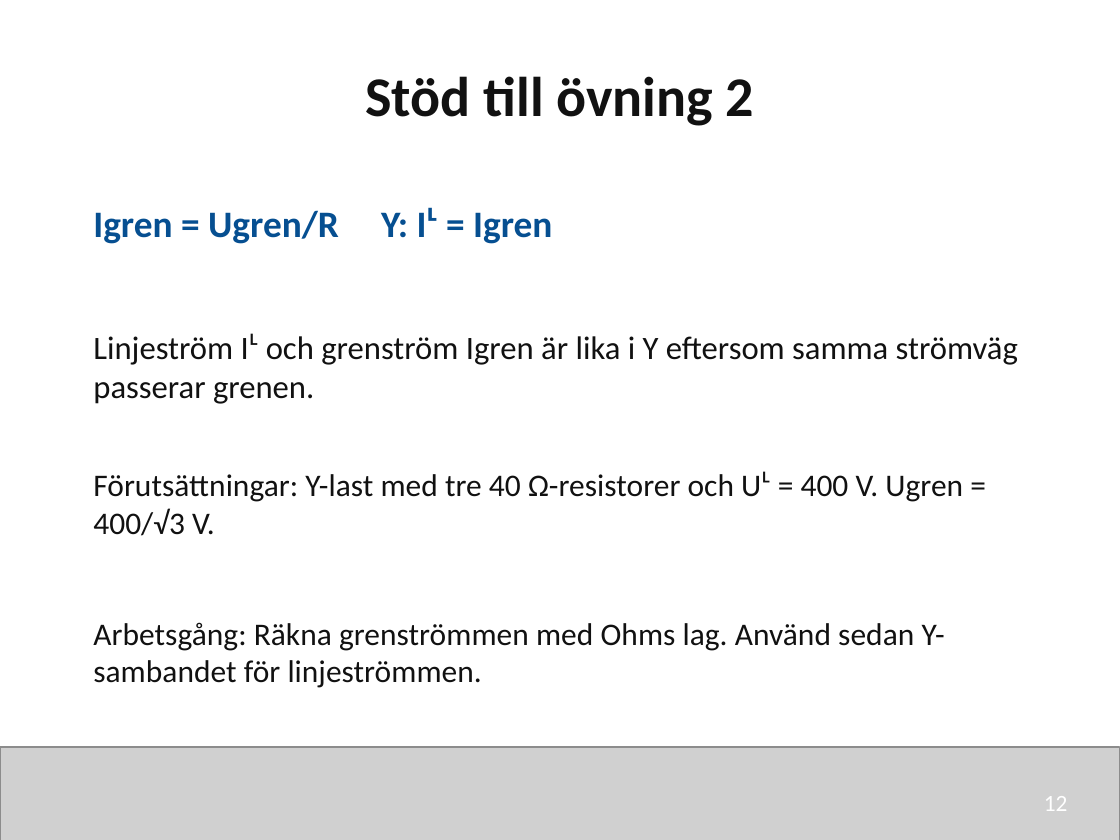
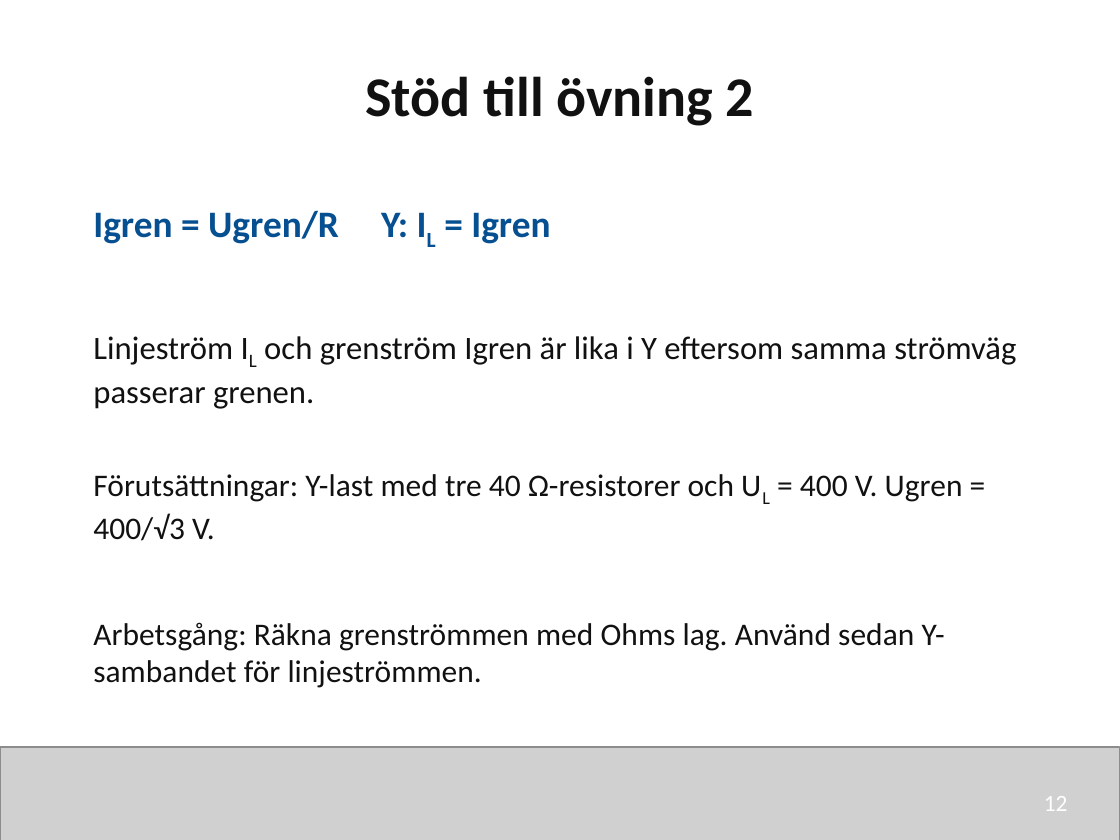
Before and after one commit to nj22az/nj22az.github.io, a slide deck: slide 12 of sjoskolan/vecka-41/aktuell/v41_02_Y_och_trefaseffekt_elev.pptx. Drawn at 1120x840 pixels with LibreOffice and Linux fonts; fonts in the diff are those of the drawing; grey boxes stand for pictures. Boxes give left, top, right and bottom in pixels: in the first picture for what was removed or moved away, otherwise in the second. Text is boxed around its words. In the diff, an @@ line names an element or a change of style, - is before the commit and + after.

```diff
--- a/sjoskolan/vecka-41/aktuell/v41_02_Y_och_trefaseffekt_elev.pptx
+++ b/sjoskolan/vecka-41/aktuell/v41_02_Y_och_trefaseffekt_elev.pptx
@@ text at [93,210,550,244]: text changed @@
-Igren = Ugren/R Y: Iᴸ = Igren
+Igren = Ugren/R Y: IL = Igren
@@ text at [93,336,1016,409]: text changed @@
-Linjeström Iᴸ och grenström Igren är lika i Y eftersom samma strömväg passerar grenen.
+Linjeström IL och grenström Igren är lika i Y eftersom samma strömväg passerar grenen.
@@ text at [93,474,963,541]: text changed @@
-Förutsättningar: Y-last med tre 40 Ω-resistorer och Uᴸ = 400 V. Ugren = 400/√3 V.
+Förutsättningar: Y-last med tre 40 Ω-resistorer och UL = 400 V. Ugren = 400/√3 V.
```
Also in this commit, not shown: 27 other slides changed, 20 other files.
